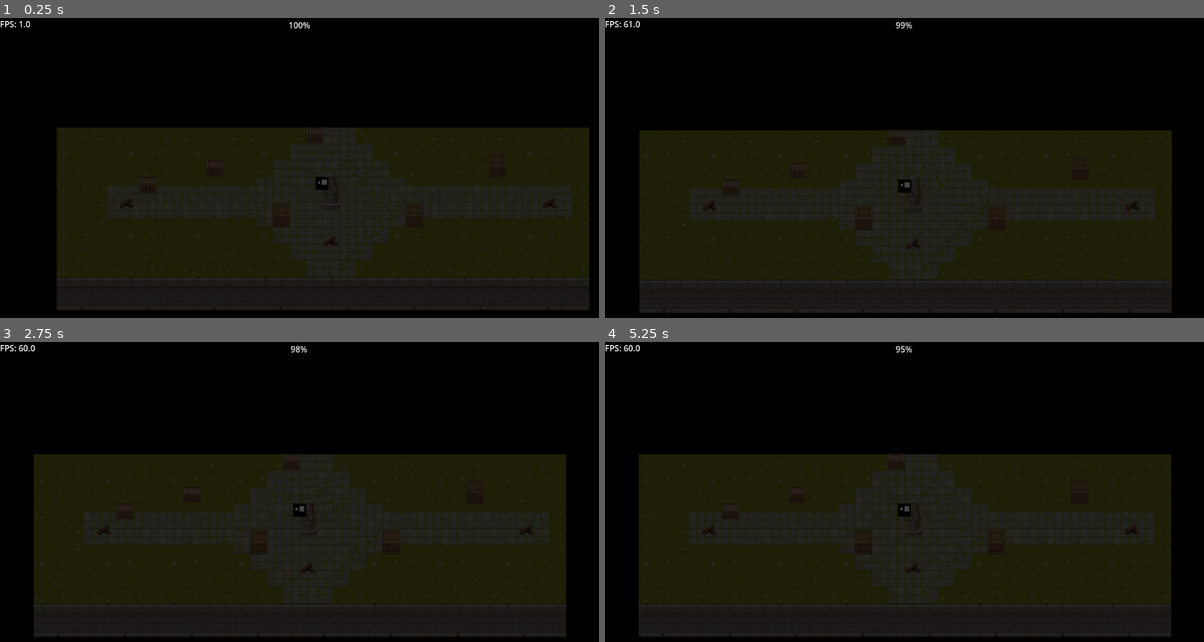
Above: before the commit, frames 1-4 (two rows, left to right).
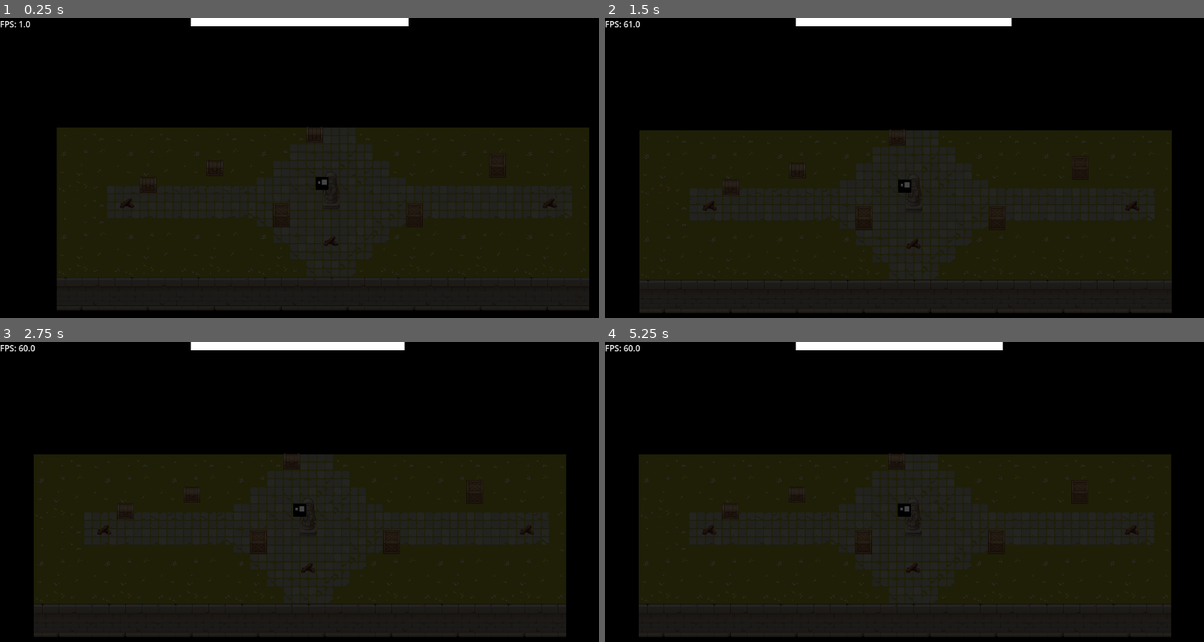
Above: after the commit, the same moments.

Repository: Kunggings/bonfire
Game: Godot game, scene res://main.tscn
The game is run twice, just before and just after one commit, with the same random seed, the same clock (stepped at 60 frames per second) and the same inputs.
Inputs:
- Up to frame 1 (0.25 s): no input
- Up to frame 2 (1.5 s): tap Enter (ui_accept) at 0.5, 0.77 s; hold Right (ui_right) from 0.53 s (still down)
- Up to frame 3 (2.75 s): tap Enter (ui_accept) at 1.52, 2 s; release Right (ui_right) at 2.03 s; hold Left (ui_left) from 2.03 s (still down)
- Up to frame 4 (5.25 s): tap Enter (ui_accept) at 2.75, 3.02, 3.5, 3.77, 4.25, 4.52, 5 s; release Left (ui_left) at 2.78 s; hold Right (ui_right) 2.78-4.28 s; hold Left (ui_left) 4.28-5.03 s; hold Right (ui_right) from 5.03 s (still down)

The runs differ from the first frame. In frame 1, 1.0% of the frame differs, in the area x 31-69%, y 0-4%; in frame 2, 1.0%; in frame 3, 1.0%; in frame 4, 1.0%.

Commit message:
Health Bar
Also fixed stuttering with the health bar

Diff:
--- a/main.tscn
+++ b/main.tscn
@@ -6,6 +6,14 @@
 [ext_resource type="PackedScene" uid="uid://23w0l2ox22f4" path="res://bonfire.tscn" id="4_lquwl"]
 [ext_resource type="Script" uid="uid://coyp04kua7tru" path="res://SubCamera.gd" id="13_ycdy4"]
 [ext_resource type="Script" uid="uid://drlbjooqgew0a" path="res://fps_counter.gd" id="14_w48qg"]
+
+[sub_resource type="Gradient" id="Gradient_7mycd"]
+colors = PackedColorArray(1, 1, 1, 1, 1, 1, 1, 1)
+
+[sub_resource type="GradientTexture2D" id="GradientTexture2D_272bh"]
+gradient = SubResource("Gradient_7mycd")
+width = 419
+height = 16
 
 [node name="Main" type="Node2D"]
 
@@ -29,7 +37,7 @@
 offset_bottom = 23.0
 script = ExtResource("14_w48qg")
 
-[node name="ProgressBar" type="ProgressBar" parent="UI"]
+[node name="ProgressBar" type="TextureProgressBar" parent="UI"]
 anchors_preset = 5
 anchor_left = 0.5
 anchor_right = 0.5
@@ -37,6 +45,7 @@
 offset_right = 2.0
 offset_bottom = 27.0
 grow_horizontal = 2
+texture_progress = SubResource("GradientTexture2D_272bh")
 script = ExtResource("4_7mycd")
 player = NodePath("../../Player")
 
--- a/progress_bar.gd
+++ b/progress_bar.gd
@@ -1,15 +1,14 @@
-extends ProgressBar
+extends TextureProgressBar
 
-@export var player: NodePath  # drag your Player node here in the editor
+@export var player: NodePath
 
 var player_ref
 
 func _ready() -> void:
 	player_ref = get_node(player)
-	max_value = 100  # or use player_ref.max_health if it exists
+	max_value = 100
 
 
-func _process(delta: float) -> void:
+func _physics_process(delta: float) -> void:
 	if player_ref:
-		# Update bar to a percentage
 		value = float(player_ref.current_health) / float(player_ref.max_health) * 100.0
Not shown: 1 places in main.tscn that only renumber resources
